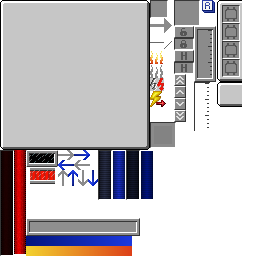
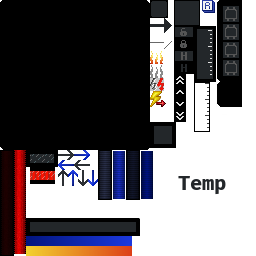
Layer changes from the first 256×256 image to the second:
added layer "Temp" above "UltraDark Test" over 178, 176, 226, 195
added layer "UltraDark Test" above "Dark Mode" over 0, 0, 242, 256
added layer "Dark Mode" above "Vanilla" over 0, 0, 242, 256
